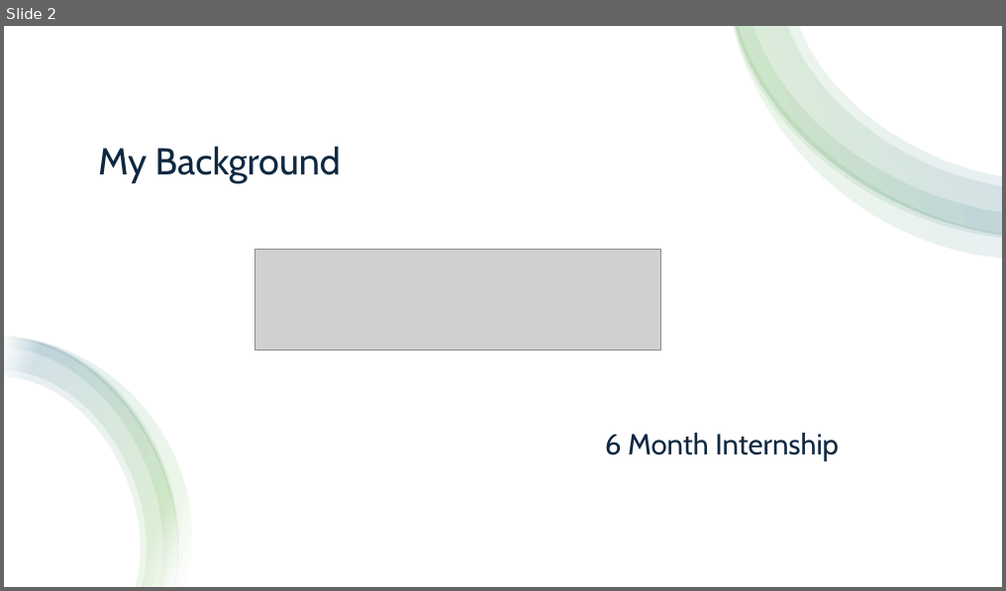
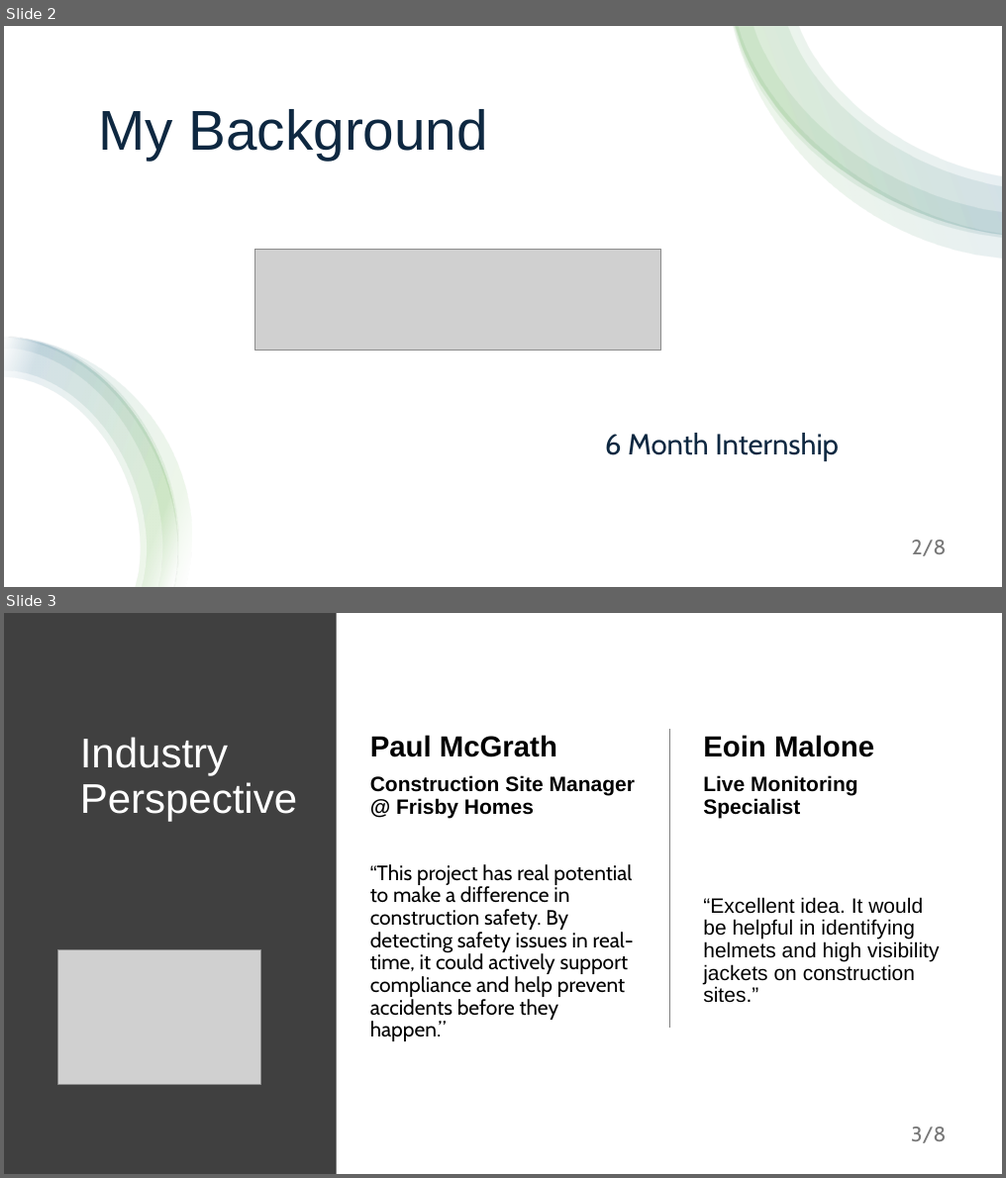
Before and after one commit to C00276177Tomas/SafeSiteAI, a slide deck: Presentation/SiteSafeAiPresentation.pptx. Shown one above the other, each under a label of ours: slide 2 before the commit, slides 2 and 3 after it. The pictures are 1006x591 and 1006x1178 pixels, drawn with LibreOffice and Linux fonts; fonts in the diff are those of the drawing; grey boxes stand for pictures. Boxes give left, top, right and bottom in pixels: in the first picture for what was removed or moved away, otherwise in the second. Text is boxed around its words. In the diff, an @@ line names an element or a change of style, - is before the commit and + after.

```diff
--- a/Presentation/SiteSafeAiPresentation.pptx
+++ b/Presentation/SiteSafeAiPresentation.pptx
@@ slide 3 added at [4,613,1002,1174], background #FFFFFF @@
@@ rectangle added at [4,613,337,1174], fill #404040 @@
@@ line added from (669, 728) to (669, 1028), #808080 1 pt @@
@@ title added at [80,737,297,821], 40 pt, text #FFFFFF @@
+Industry Perspective
@@ text added at [370,735,635,1042], 20 pt, text #000000 @@
+Paul McGrath
+Construction Site Manager @ Frisby Homes
+“This project has real potential to make a difference in construction safety. By detecting safety issues in real-time, it could actively support compliance and help prevent accidents before they happen.”
@@ text added at [703,735,939,1003], 20 pt, text #000000 @@
+Eoin Malone
+Live Monitoring Specialist
+“Excellent idea. It would be helpful in identifying helmets and high visibility jackets on construction sites.”
@@ picture added at [57,950,261,1084] @@
@@ page number added at [911,1127,945,1144], 20 pt, text #797979 @@
+3/8
@@ slide 2 changed as well @@
@@ title "My Background": place and size @@
-title "My Background" at [98,146,341,183]
+title "My Background" at [98,109,487,160]
@@ title "My Background" at [98,109,487,160]: size 36 to 54 pt, font Cabin to Arial @@
@@ page number added at [912,540,946,557], 20 pt, text #797979 @@
+2/8
```
Also in this commit, not shown: 2 other slides changed, 4 other slides added, 1 slide removed, 1 other file.
